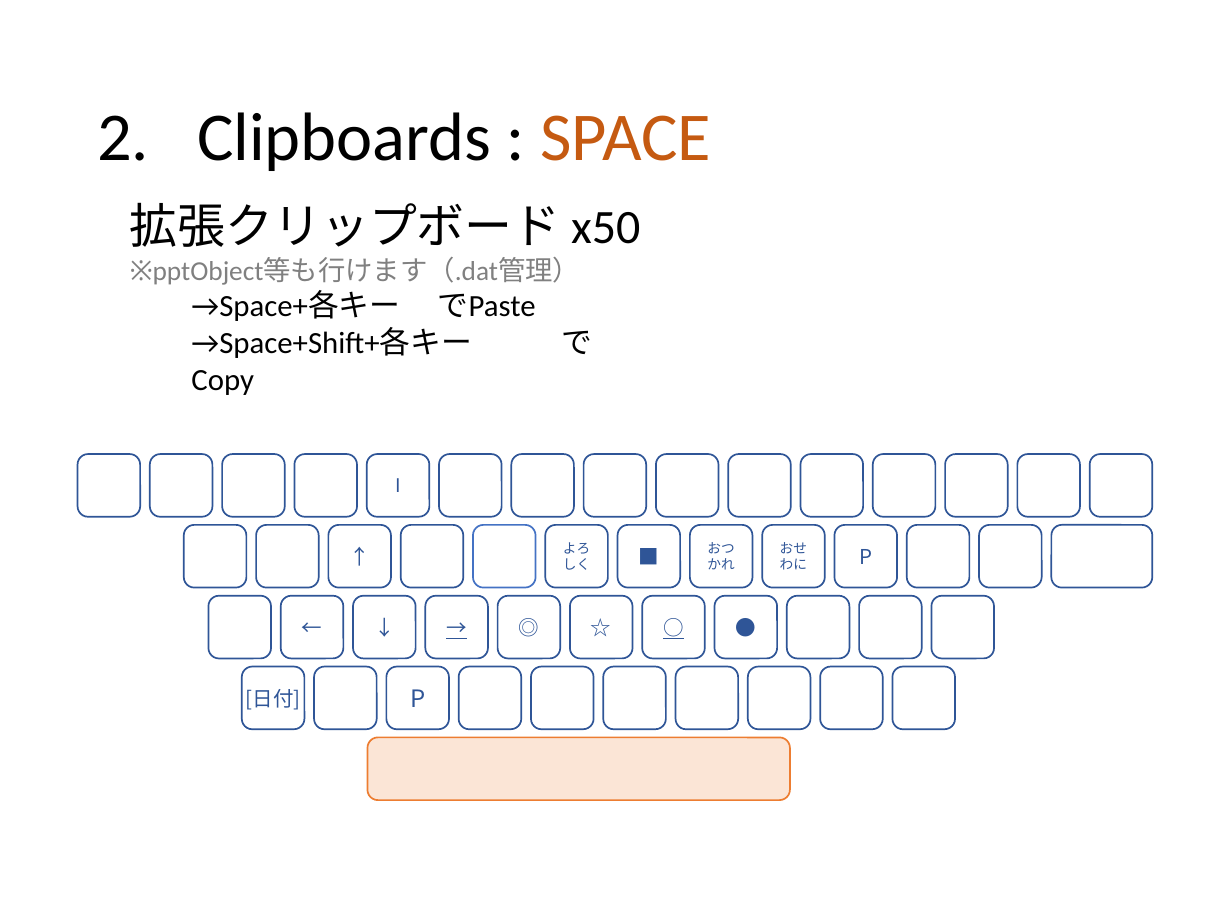
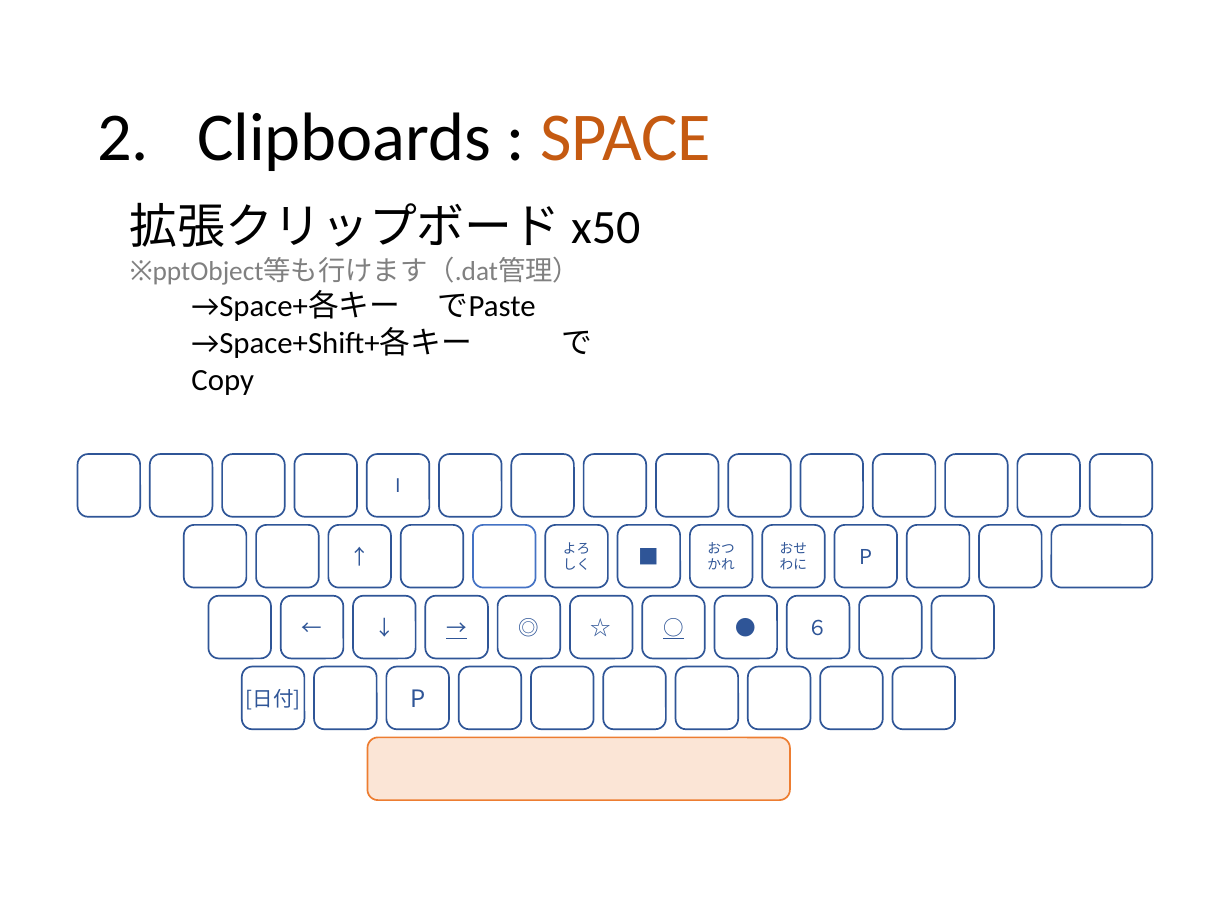
Before and after one commit to ittooo66/myAHK, a slide deck: slide 6 of MANUAL.pptx. Drawn at 1232x924 pixels with LibreOffice and Linux fonts; fonts in the diff are those of the drawing. Boxes give left, top, right and bottom in pixels: in the first picture for what was removed or moved away, otherwise in the second. Text is boxed around its words. In the diff, an @@ line names an element or a change of style, - is before the commit and + after.

```diff
--- a/MANUAL.pptx
+++ b/MANUAL.pptx
@@ text in rounded rectangle at <box>808,619,829,636</box>: text added @@
+６
```
Also in this commit, not shown: 4 other slides changed, 1 slide removed.
